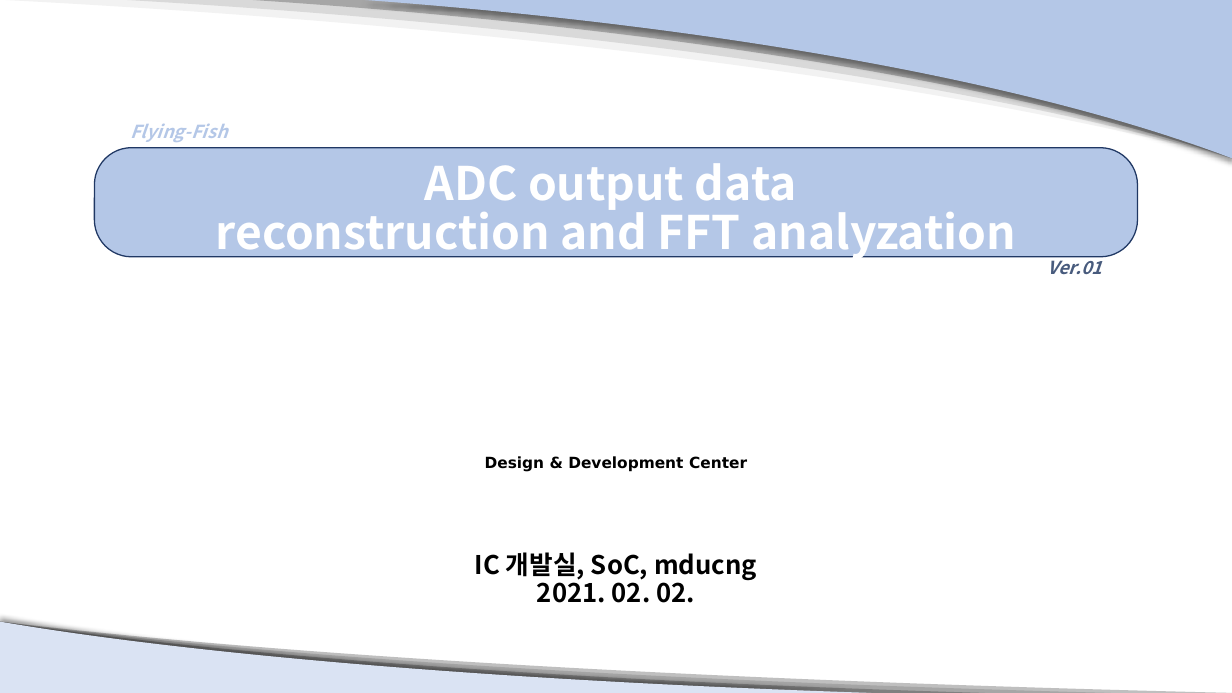
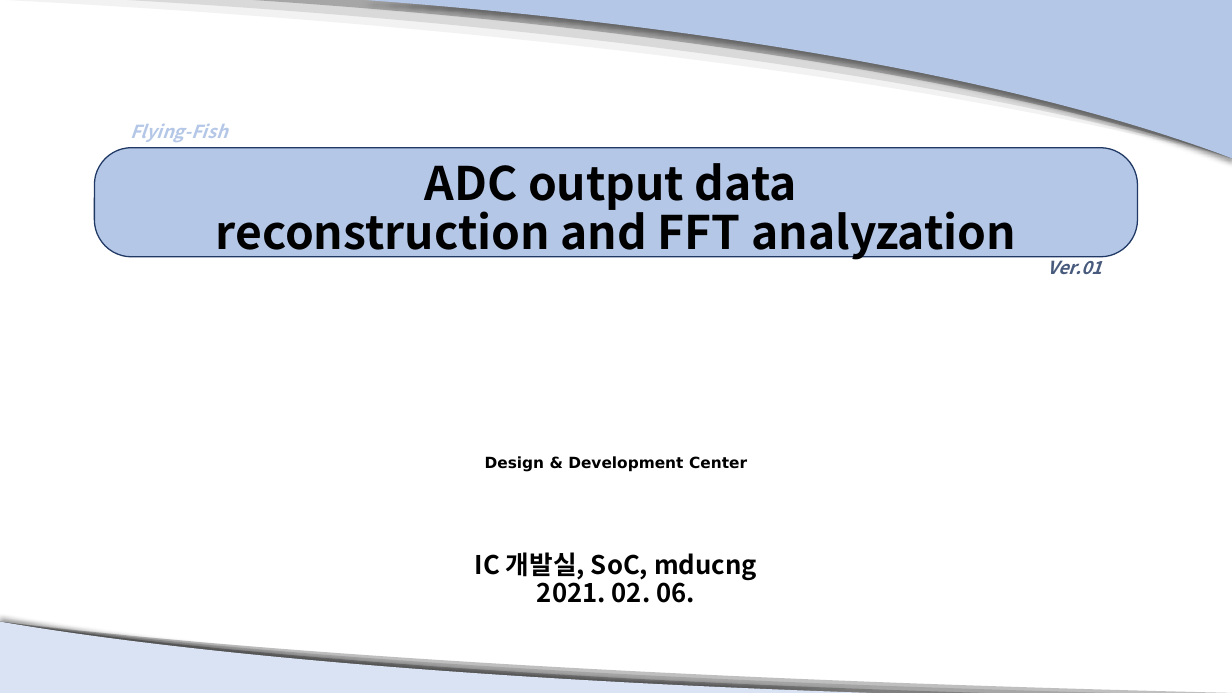
Before and after one commit to manhduc1811/MPP-EVB-ADC-test, a slide deck: slide 1 of G2touch_D2center_mducng_EVB_AFE_Simulation_210202_v2.pptx. Drawn at 1232x693 pixels with LibreOffice and Linux fonts; fonts in the diff are those of the drawing; background and template pictures are left out. Boxes give left, top, right and bottom in pixels: in the first picture for what was removed or moved away, otherwise in the second. Text is boxed around its words. In the diff, an @@ line names an element or a change of style, - is before the commit and + after.

```diff
--- a/G2touch_D2center_mducng_EVB_AFE_Simulation_210202_v2.pptx
+++ b/G2touch_D2center_mducng_EVB_AFE_Simulation_210202_v2.pptx
@@ title "ADC output data reconstruction and ..." at [216,163,1016,261]: text colour #FFFFFF to #000000 @@
@@ text at [537,575,695,603]: text changed @@
-2021. 02. 02.
+2021. 02. 06.
```
Also in this commit, not shown: 11 other slides changed, 3 slides added, 1 other file.
